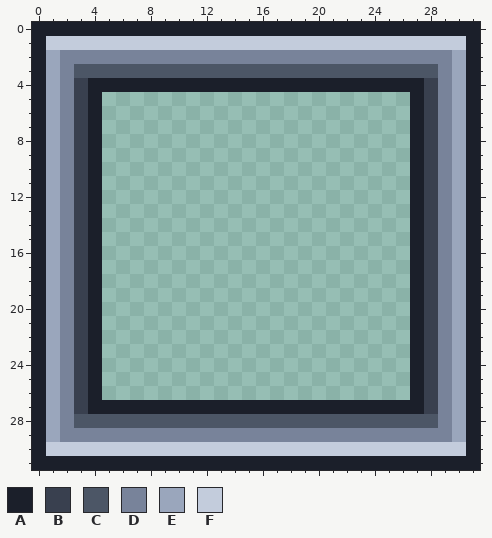
Edited in one commit: pixel-art file (tiles/halfwall_nesw.aseprite). The first picture shows the starting point.
32x32 pixels, 1 frame.
Palette (. is transparent): A #1b1f2a  B #39404f  C #4c5666  D #78839a  E #9aa6bc  F #c3ccdc
And afterwards:
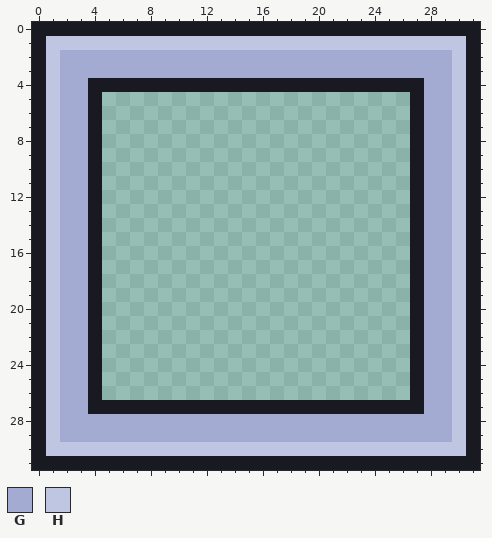
Colours new in this view: G #a3abd2  H #bfc6e2
The edit:
@@ palette @@
-A #1b1f2a
+A #191922
--- layers "ink", "flat"
@@ x 0..31 @@
  0 AAAAAAAAAAAAAAAAAAAAAAAAAAAAAAAA
- 1 AFFFFFFFFFFFFFFFFFFFFFFFFFFFFFFA
- 2 AEDDDDDDDDDDDDDDDDDDDDDDDDDDDDEA
- 3 AEDCCCCCCCCCCCCCCCCCCCCCCCCCCDEA
- 4 AEDBAAAAAAAAAAAAAAAAAAAAAAAABDEA
- 5 AEDBA......................ABDEA
- 6 AEDBA......................ABDEA
- 7 AEDBA......................ABDEA
- 8 AEDBA......................ABDEA
- 9 AEDBA......................ABDEA
-10 AEDBA......................ABDEA
-11 AEDBA......................ABDEA
-12 AEDBA......................ABDEA
-13 AEDBA......................ABDEA
-14 AEDBA......................ABDEA
-15 AEDBA......................ABDEA
-16 AEDBA......................ABDEA
-17 AEDBA......................ABDEA
-18 AEDBA......................ABDEA
-19 AEDBA......................ABDEA
-20 AEDBA......................ABDEA
-21 AEDBA......................ABDEA
-22 AEDBA......................ABDEA
-23 AEDBA......................ABDEA
-24 AEDBA......................ABDEA
-25 AEDBA......................ABDEA
-26 AEDBA......................ABDEA
-27 AEDBAAAAAAAAAAAAAAAAAAAAAAAABDEA
-28 AEDCCCCCCCCCCCCCCCCCCCCCCCCCCDEA
-29 AEDDDDDDDDDDDDDDDDDDDDDDDDDDDDEA
-30 AFFFFFFFFFFFFFFFFFFFFFFFFFFFFFFA
+ 1 AHHHHHHHHHHHHHHHHHHHHHHHHHHHHHHA
+ 2 AHGGGGGGGGGGGGGGGGGGGGGGGGGGGGHA
+ 3 AHGGGGGGGGGGGGGGGGGGGGGGGGGGGGHA
+ 4 AHGGAAAAAAAAAAAAAAAAAAAAAAAAGGHA
+ 5 AHGGA......................AGGHA
+ 6 AHGGA......................AGGHA
+ 7 AHGGA......................AGGHA
+ 8 AHGGA......................AGGHA
+ 9 AHGGA......................AGGHA
+10 AHGGA......................AGGHA
+11 AHGGA......................AGGHA
+12 AHGGA......................AGGHA
+13 AHGGA......................AGGHA
+14 AHGGA......................AGGHA
+15 AHGGA......................AGGHA
+16 AHGGA......................AGGHA
+17 AHGGA......................AGGHA
+18 AHGGA......................AGGHA
+19 AHGGA......................AGGHA
+20 AHGGA......................AGGHA
+21 AHGGA......................AGGHA
+22 AHGGA......................AGGHA
+23 AHGGA......................AGGHA
+24 AHGGA......................AGGHA
+25 AHGGA......................AGGHA
+26 AHGGA......................AGGHA
+27 AHGGAAAAAAAAAAAAAAAAAAAAAAAAGGHA
+28 AHGGGGGGGGGGGGGGGGGGGGGGGGGGGGHA
+29 AHGGGGGGGGGGGGGGGGGGGGGGGGGGGGHA
+30 AHHHHHHHHHHHHHHHHHHHHHHHHHHHHHHA
 31 AAAAAAAAAAAAAAAAAAAAAAAAAAAAAAAA
Pixel boxes of the changes (left, top, right, bottom) in both pictures:
changed: (32, 22, 480, 470)
